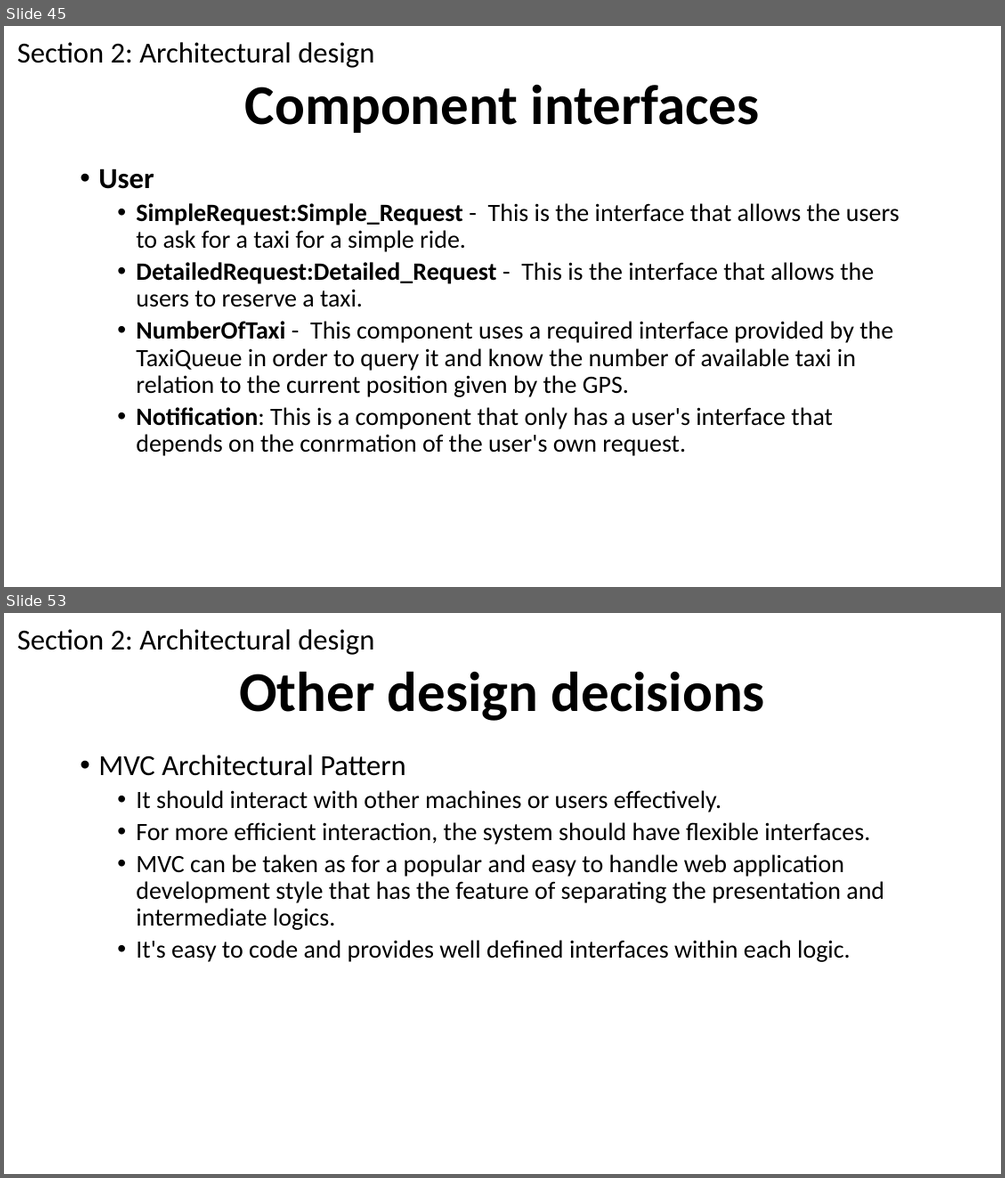
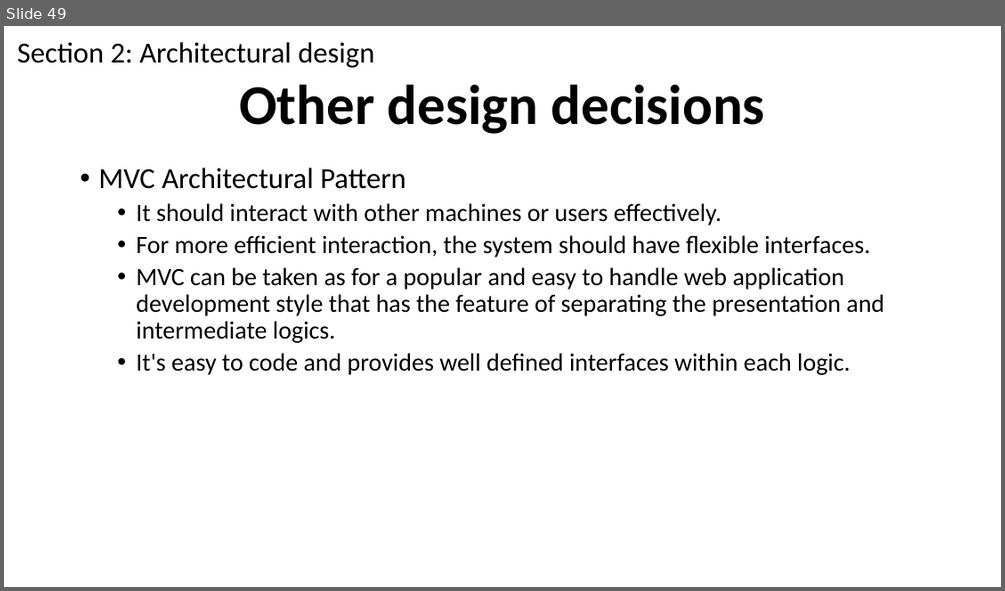
Before and after one commit to MassimoSchiavo/MyTaxiService-Schiavo-Cittar, a slide deck: Presentations/myTaxiService Presentation.pptx. Shown one above the other, each under a label of ours: slides 45 and 53 before the commit, slide 49 after it; the slides between them are not shown. The pictures are 1005x1178 and 1005x591 pixels, drawn with LibreOffice and Linux fonts; fonts in the diff are those of the drawing. Boxes give left, top, right and bottom in pixels: in the first picture for what was removed or moved away, otherwise in the second. Text is boxed around its words. In the diff, an @@ line names an element or a change of style, - is before the commit and + after.

Commit message:
alcune modifiche
apportato cambio ordine di alcune slide e eliminata la parte di
component interface.

```diff
--- a/Presentations/myTaxiService Presentation.pptx
+++ b/Presentations/myTaxiService Presentation.pptx
@@ slide 45 removed at [4,26,1001,587], background #FFFFFF @@
@@ text removed at [17,42,374,68] @@
-Section 2: Architectural design
@@ title removed at [245,84,760,133] @@
-Component interfaces
@@ text removed at [98,168,899,456] @@
-• User
-  • SimpleRequest:Simple_Request - This is the interface that allows the users to ask for a taxi for a simple ride.
-  • DetailedRequest:Detailed_Request - This is the interface that allows the users to reserve a taxi.
-  • NumberOfTaxi - This component uses a required interface provided by the TaxiQueue in order to query it and know the number of available taxi in relation to the current position given by the GPS.
-  • Notification: This is a component that only has a user's interface that depends on the conrmation of the user's own request.
@@ what was slide 53 is now slide 49 @@
```
Also in this commit, not shown: 21 slides changed, 3 other slides removed.
